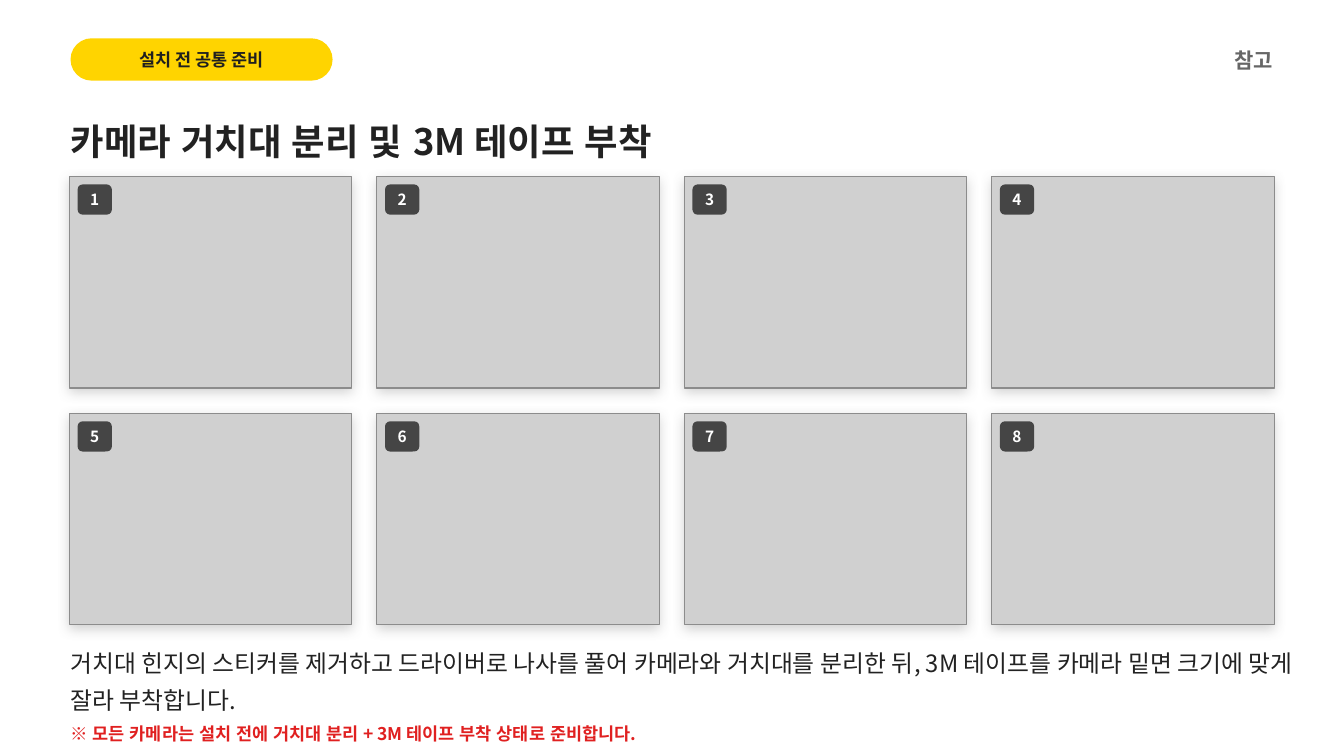
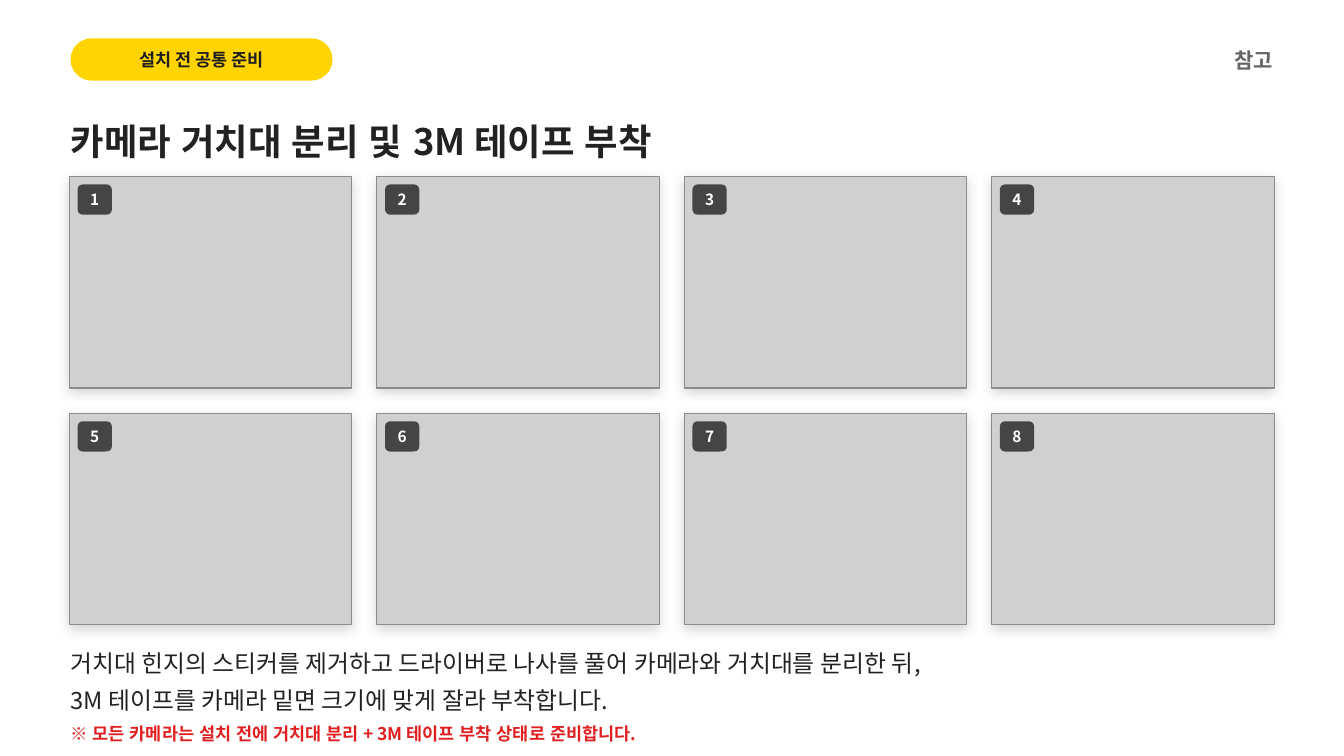
Before and after one commit to alsdn2947/ars, a slide deck: slide 4 of 이마트_AI카메라_설치매뉴얼.pptx. Drawn at 1344x756 pixels with LibreOffice and Linux fonts; fonts in the diff are those of the drawing; grey boxes stand for pictures. Boxes give left, top, right and bottom in pixels: in the first picture for what was removed or moved away, otherwise in the second. Text is boxed around its words. In the diff, an @@ line names an element or a change of style, - is before the commit and + after.

```diff
--- a/이마트_AI카메라_설치매뉴얼.pptx
+++ b/이마트_AI카메라_설치매뉴얼.pptx
@@ text at (x1=71, y1=652, x2=920, y2=711): text changed @@
-거치대 힌지의 스티커를 제거하고 드라이버로 나사를 풀어 카메라와 거치대를 분리한 뒤, 3M 테이프를 카메라 밑면 크기에 맞게 잘라 부착합니다.
+거치대 힌지의 스티커를 제거하고 드라이버로 나사를 풀어 카메라와 거치대를 분리한 뒤,
+3M 테이프를 카메라 밑면 크기에 맞게 잘라 부착합니다.
```
Also in this commit, not shown: 10 other slides changed, 1 slide added, 2 other files.
